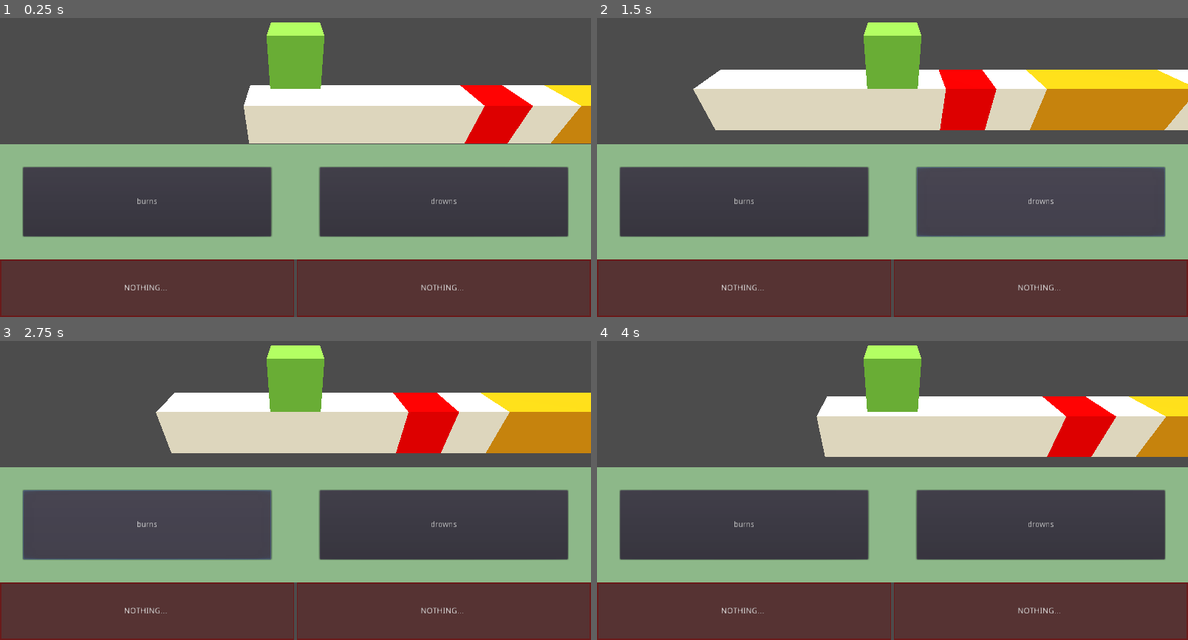
Above: before the commit, frames 1-4 (two rows, left to right).
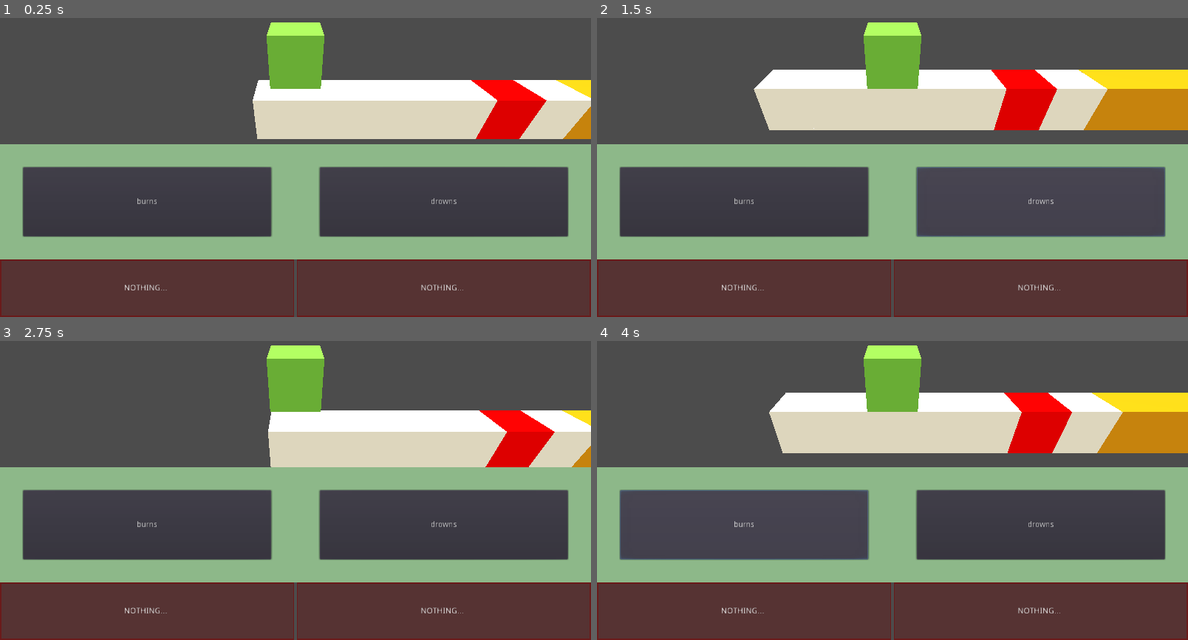
Above: after the commit, the same moments.

Repository: adngdb/ldjam45
Game: Godot game, scene res://Scenes/Main.tscn
Two runs of this game, one before a commit and one after it. Both use one fixed random seed, a clock stepped at 60 frames per second and the inputs below.
Inputs:
- Up to frame 1 (0.25 s): no input
- Up to frame 2 (1.5 s): click "burns" at 0.5 s; click "drowns" at 1.25 s
- Up to frame 3 (2.75 s): click "burns" at 2 s
- Up to frame 4 (4 s): click "drowns" at 2.75 s; click "burns" at 3.5 s

The runs differ from the first frame. In frame 1, 4.0% of the frame differs, in the area x 41-100%, y 20-42%; in frame 2, 7.2%; in frame 3, 15%, in the area x 3-100%, y 17-74%; in frame 4, 7.8%.

Commit message:
Player is now a KinematicBody

Diff:
--- a/Scenes/Player.tscn
+++ b/Scenes/Player.tscn
@@ -1,27 +1,22 @@
-[gd_scene load_steps=6 format=2]
+[gd_scene load_steps=5 format=2]
 
 [ext_resource path="res://Scripts/Player.gd" type="Script" id=1]
 
-[sub_resource type="PhysicsMaterial" id=1]
-friction = 0.0
+[sub_resource type="BoxShape" id=4]
 
-[sub_resource type="BoxShape" id=2]
+[sub_resource type="CubeMesh" id=2]
 
-[sub_resource type="CubeMesh" id=3]
-
-[sub_resource type="SpatialMaterial" id=4]
+[sub_resource type="SpatialMaterial" id=3]
 albedo_color = Color( 0.47451, 0.807843, 0.282353, 1 )
 
-[node name="Player" type="RigidBody"]
+[node name="Player" type="KinematicBody"]
 collision_mask = 6
-mode = 2
-physics_material_override = SubResource( 1 )
 script = ExtResource( 1 )
-velocity = 5.0
+motion = Vector3( 3, -2, 0 )
 
 [node name="CollisionShape" type="CollisionShape" parent="."]
-shape = SubResource( 2 )
+shape = SubResource( 4 )
 
 [node name="MeshInstance" type="MeshInstance" parent="."]
-mesh = SubResource( 3 )
-material/0 = SubResource( 4 )
+mesh = SubResource( 2 )
+material/0 = SubResource( 3 )
--- a/Scripts/Player.gd
+++ b/Scripts/Player.gd
@@ -1,6 +1,6 @@
-extends RigidBody
+extends KinematicBody
 
-export var velocity: float
+export var motion: Vector3
 
-func _ready():
-	linear_velocity = Vector3(velocity, 0, 0)
+func _physics_process(delta):
+	move_and_collide(delta * motion)
